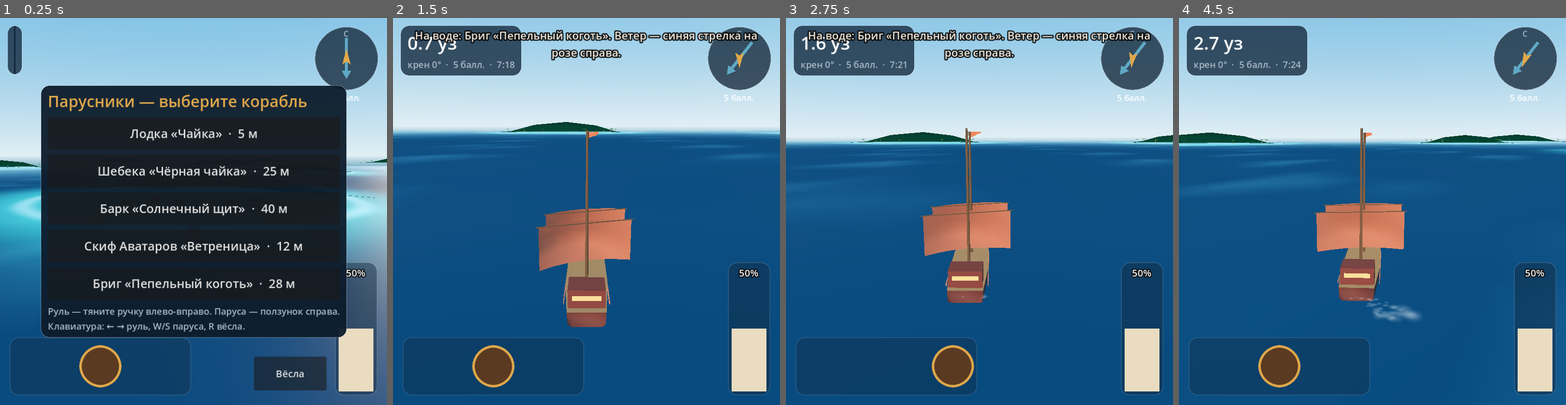
Above: before the commit, frames 1-4 (left to right).
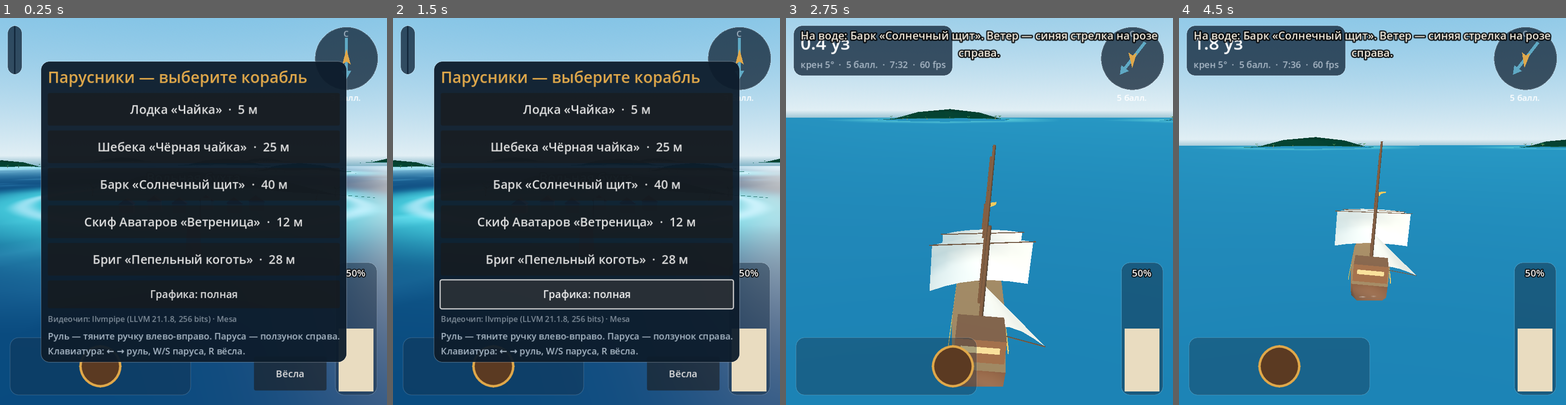
Above: after the commit, the same moments.

Repository: kuxnik/Parusniki
Game: Godot game, scene res://main.tscn
Same seed, same stepped clock (60 frames per second), same inputs: the game is played once before the commit and once after it.
Inputs (mouse positions are in pixels of both pictures, inside the frame that each line leads up to):
- Up to frame 1 (0.25 s): no input
- Up to frame 2 (1.5 s): click (586, 292) at 0.5 s, where only the run after the commit has a clickable "Графика: полная"; click (586, 292) at 1.25 s, where only the run after the commit has a clickable "Графика: простая (для магнито…"
- Up to frame 3 (2.75 s): tap Enter (ui_accept) at 2, 2.27 s; move the mouse to (1064, 192) at 2.02 s; hold Right from 2.03 s (still down); click (1064, 192) at 2.17 s
- Up to frame 4 (4.5 s): release Right at 2.75 s; drag from (1295, 230) to (1353, 288) at 2.77 s; move the mouse to (1411, 126) at 3.52 s; hold Right 3.53-4.25 s; drag from (1353, 288) to (1256, 153) at 4.27 s

The runs differ from the first frame. In frame 1, 18% of the frame differs, in the area x 10-90%, y 11-89%; in frame 2, 78%, in the area x 0-100%, y 1-100%; in frame 3, 76%; in frame 4, 70%.

Commit message:
Godot: режим «простая графика» для магнитол, имя видеочипа в меню, FPS на панели
Co-Authored-By: Claude Opus 5.5 <noreply@anthropic.com>
Claude-Session: https://claude.ai/code/session_01PFAn4DKReHgSHRqDB9CwEJ

Diff:
--- a/godot/scripts/hud.gd
+++ b/godot/scripts/hud.gd
@@ -5,6 +5,9 @@
 signal ship_chosen(id: String)
 signal oar_toggled
 signal right_ship
+signal graphics_toggled(simple: bool)
+var gfx_btn = Button.new()
+var simple_gfx := false
 
 var main  # ссылка на Main
 var spd_lbl = Label.new()
@@ -131,6 +134,15 @@
 		b.add_theme_font_size_override("font_size", 20)
 		b.pressed.connect(_choose.bind(String(s["id"])))
 		vb.add_child(b)
+	gfx_btn.custom_minimum_size = Vector2(460, 46)
+	gfx_btn.add_theme_font_size_override("font_size", 17)
+	gfx_btn.pressed.connect(_toggle_gfx)
+	vb.add_child(gfx_btn)
+	var gpu = Label.new()
+	gpu.text = "Видеочип: %s · %s" % [RenderingServer.get_video_adapter_name(), RenderingServer.get_video_adapter_vendor()]
+	gpu.add_theme_font_size_override("font_size", 13)
+	gpu.modulate = Color("#7F8C99")
+	vb.add_child(gpu)
 	var h = Label.new()
 	h.text = "Руль — тяните ручку влево-вправо. Паруса — ползунок справа.\nКлавиатура: ← → руль, W/S паруса, R вёсла."
 	h.add_theme_font_size_override("font_size", 15)
@@ -161,6 +173,16 @@
 	right_btn.position = Vector2(vp.x / 2.0 - 80, vp.y - 170)
 	toast_lbl.position = Vector2(vp.x / 2.0 - 300, 16)
 	menu.position = (vp - menu.size) / 2.0
+
+
+func set_gfx_label() -> void:
+	gfx_btn.text = "Графика: простая (для магнитол)" if simple_gfx else "Графика: полная"
+
+
+func _toggle_gfx() -> void:
+	simple_gfx = not simple_gfx
+	set_gfx_label()
+	graphics_toggled.emit(simple_gfx)
 
 
 func _choose(id: String) -> void:
@@ -241,7 +263,7 @@
 	var kn = sim.speed() / GameData.KN
 	spd_lbl.text = "%.1f уз" % kn
 	bft = GameData.bft_of(wsp)
-	info_lbl.text = "крен %d°  ·  %d балл.  ·  %s" % [int(sim.heel), bft, clock]
+	info_lbl.text = "крен %d°  ·  %d балл.  ·  %s  ·  %d fps" % [int(sim.heel), bft, clock, Engine.get_frames_per_second()]
 	wind_dir = wdir
 	ship_psi = sim.psi
 	rose.queue_redraw()
--- a/godot/scripts/main.gd
+++ b/godot/scripts/main.gd
@@ -33,14 +33,31 @@
 	hud.ship_chosen.connect(_start)
 	hud.oar_toggled.connect(_on_oar)
 	hud.right_ship.connect(_on_right)
+	hud.graphics_toggled.connect(_on_gfx)
+	var cfg = ConfigFile.new()
+	var simple = false
+	if cfg.load("user://settings.cfg") == OK:
+		simple = cfg.get_value("gfx", "simple", false)
+	hud.simple_gfx = simple
+	hud.set_gfx_label()
+	world.set_simple(simple)
 	_pick_wind(true)
 	var args = OS.get_cmdline_user_args()
 	if args.has("--autotest"):
 		_autotest = true
+		if args.has("--simple"):
+			world.set_simple(true)
 		if args.has("--night"):
 			game_t = World.DAY_LEN * 0.62
 		_start(args[args.find("--autotest") + 1] if args.size() > args.find("--autotest") + 1 else "bark")
 		hud.menu.visible = false
+
+
+func _on_gfx(simple: bool) -> void:
+	world.set_simple(simple)
+	var cfg = ConfigFile.new()
+	cfg.set_value("gfx", "simple", simple)
+	cfg.save("user://settings.cfg")
 
 
 func _on_oar() -> void:
--- a/godot/scripts/world.gd
+++ b/godot/scripts/world.gd
@@ -12,6 +12,9 @@
 var moon: DirectionalLight3D
 var lamp: OmniLight3D
 var port_lights: Array = []
+var simple_mat: StandardMaterial3D
+var shallows: MeshInstance3D
+var simple := false
 
 
 func build() -> void:
@@ -82,6 +85,53 @@
 	ocean.material_override = ocean_mat
 	ocean.extra_cull_margin = 50.0
 	add_child(ocean)
+	simple_mat = StandardMaterial3D.new()
+	simple_mat.albedo_color = Color("#1F6A8C")
+	simple_mat.roughness = 0.7
+	simple_mat.metallic_specular = 0.2
+	# отмели вокруг островов — обычная геометрия, работает в любом режиме
+	var st = SurfaceTool.new()
+	st.begin(Mesh.PRIMITIVE_TRIANGLES)
+	for isl in GameData.islands:
+		var seg = 32
+		for i in seg:
+			var a0 = TAU * float(i) / seg
+			var a1 = TAU * float(i + 1) / seg
+			var r0a = GameData.isl_r(isl, a0)
+			var r0b = GameData.isl_r(isl, a1)
+			var p = []
+			for rr in [[r0a, r0b, 0.98], [r0a + 220.0, r0b + 220.0, 0.0]]:
+				p.append(Vector3(isl["x"] + cos(a0) * rr[0], 0.0, isl["y"] + sin(a0) * rr[0]))
+				p.append(Vector3(isl["x"] + cos(a1) * rr[1], 0.0, isl["y"] + sin(a1) * rr[1]))
+			var cin = Color(0.35, 0.8, 0.8, 0.55)
+			var cout = Color(0.35, 0.8, 0.8, 0.0)
+			st.set_color(cin); st.add_vertex(p[0])
+			st.set_color(cout); st.add_vertex(p[2])
+			st.set_color(cin); st.add_vertex(p[1])
+			st.set_color(cin); st.add_vertex(p[1])
+			st.set_color(cout); st.add_vertex(p[2])
+			st.set_color(cout); st.add_vertex(p[3])
+	shallows = MeshInstance3D.new()
+	shallows.mesh = st.commit()
+	var sm = StandardMaterial3D.new()
+	sm.vertex_color_use_as_albedo = true
+	sm.transparency = BaseMaterial3D.TRANSPARENCY_ALPHA
+	sm.shading_mode = BaseMaterial3D.SHADING_MODE_UNSHADED
+	sm.cull_mode = BaseMaterial3D.CULL_DISABLED
+	shallows.material_override = sm
+	shallows.position.y = 0.9
+	shallows.visible = false
+	add_child(shallows)
+
+
+## Простая графика: обычный материал вместо шейдера воды (для слабых видеочипов магнитол).
+func set_simple(on: bool) -> void:
+	simple = on
+	ocean.material_override = simple_mat if on else ocean_mat
+	var pm: PlaneMesh = ocean.mesh
+	pm.subdivide_width = 4 if on else 110
+	pm.subdivide_depth = 4 if on else 110
+	shallows.visible = on
 
 
 func _island_mesh(isl: Dictionary) -> MeshInstance3D:
@@ -259,6 +309,8 @@
 	for l in port_lights:
 		l.light_energy = 1.2 * clampf(1.0 - day * 1.6, 0.0, 1.0)
 	ocean.position = Vector3(snappedf(cam_pos.x, 40.0), 0, snappedf(cam_pos.z, 40.0))
+	if simple:
+		simple_mat.albedo_color = Color("#1F6A8C").lerp(Color("#0E2A45"), 1.0 - day)
 	ocean_mat.set_shader_parameter("amp", amp)
 	ocean_mat.set_shader_parameter("wtime", tt)
 	ocean_mat.set_shader_parameter("night", 1.0 - day)
